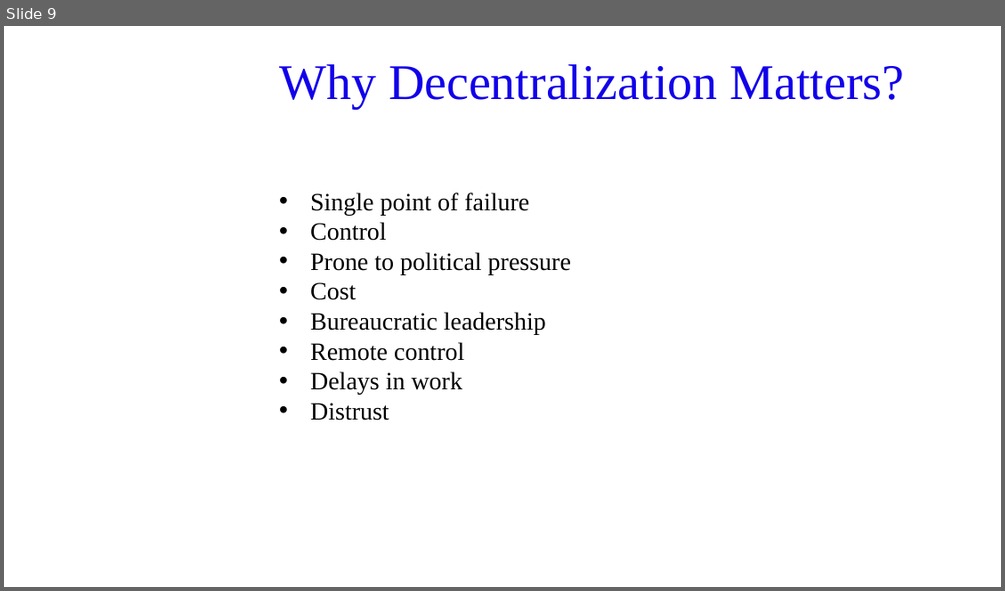
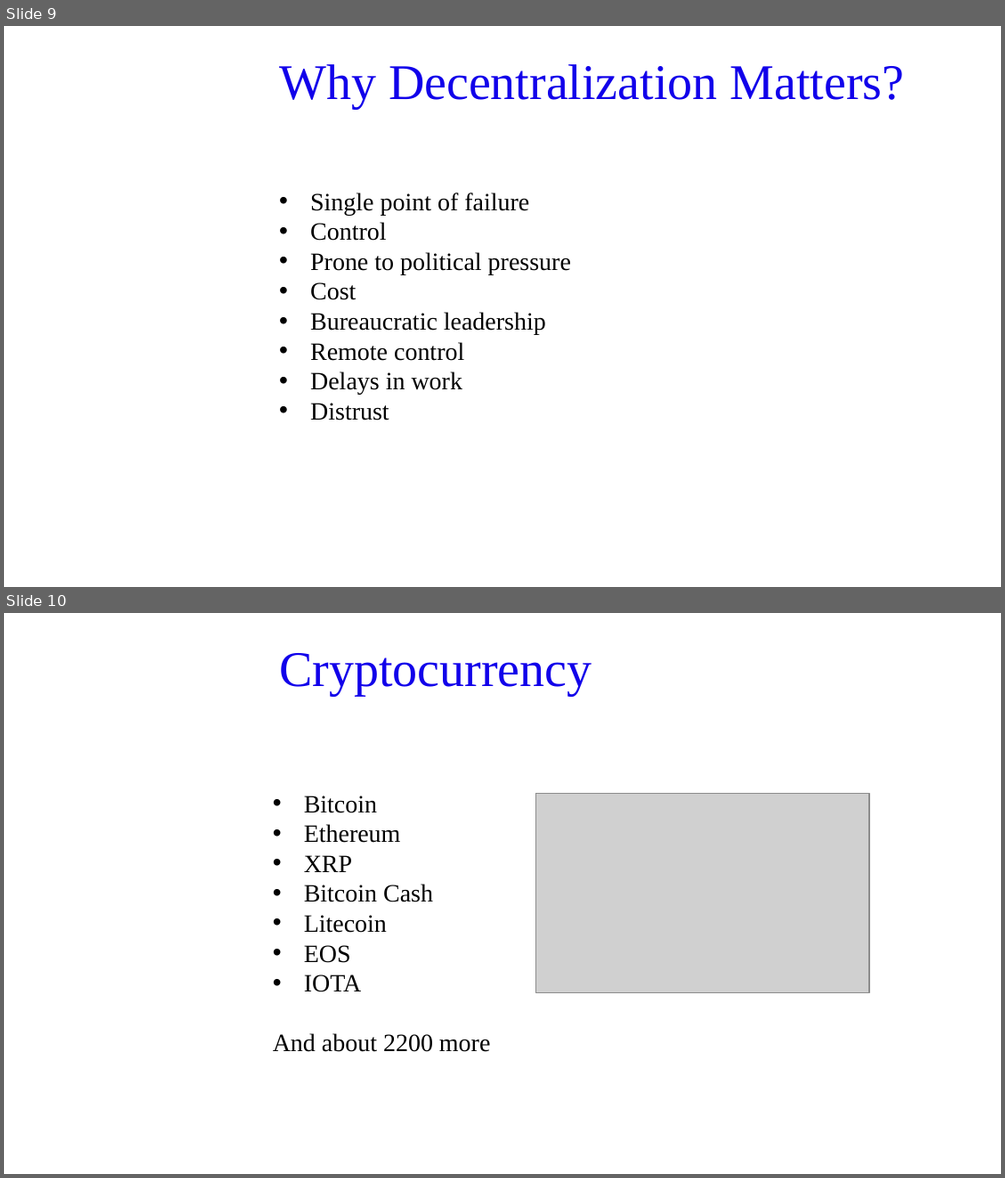
Before and after one commit to FIVIL/KtuPresentation, a slide deck: Blockchain 101.pptx. Shown one above the other, each under a label of ours: slide 9 before the commit, slides 9 and 10 after it. The pictures are 1005x591 and 1005x1178 pixels, drawn with LibreOffice and Linux fonts; fonts in the diff are those of the drawing; grey boxes stand for pictures; background and template pictures are left out. Boxes give left, top, right and bottom in pixels: in the first picture for what was removed or moved away, otherwise in the second. Text is boxed around its words. In the diff, an @@ line names an element or a change of style, - is before the commit and + after.

Commit message:
Cryptocurrency

```diff
--- a/Blockchain 101.pptx
+++ b/Blockchain 101.pptx
@@ slide 10 added at (4,613,1001,1174), background picture (left out) @@
@@ title added at (279,653,591,696), 36 pt, text #1100EA @@
+Cryptocurrency
@@ text added at (273,795,490,1052), 18 pt, text #000000 @@
+• Bitcoin
+• Ethereum
+• XRP
+• Bitcoin Cash
+• Litecoin
+• EOS
+• IOTA
+And about 2200 more
@@ picture added at (535,794,868,993) @@
```
